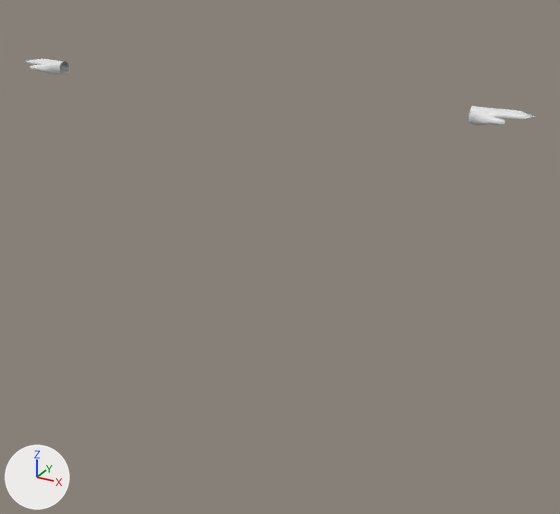
One commit to the Blender file Anime-Character/Final-Little-Body.blend: the scene before it, then after it.
Before and after are seen from a camera (50 mm lens) standing at (0.753, -1.219, 1.306) and looking at (0.066, 0.03, 0.682). The axes (+X, +Y, +Z) are drawn at lower left. The lights are the same throughout. The picture after the commit comes second.

Names of what the first picture shows: 'Hand'.
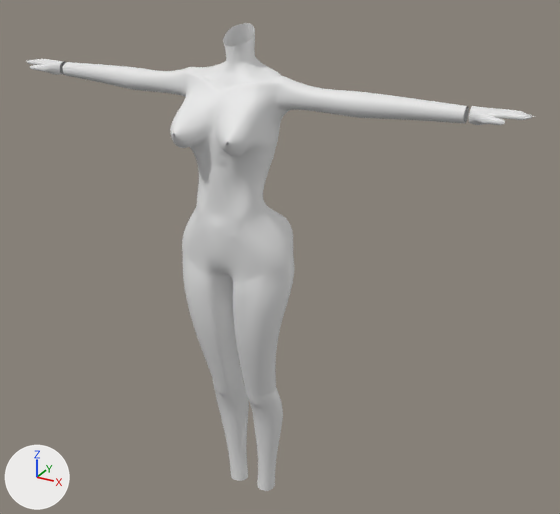
Scene script edits in JSON lines:
```json
{"op": "remove", "block": "ob_body", "code": "ob_body.hide_set(True)"}
```

Where the change shows, as pixel boxes [x1, y1, x2, y2] in the pictures (560 x 514 px):
```json
{"object": "Body", "change": "shown", "after": [63, 23, 469, 491]}
```
